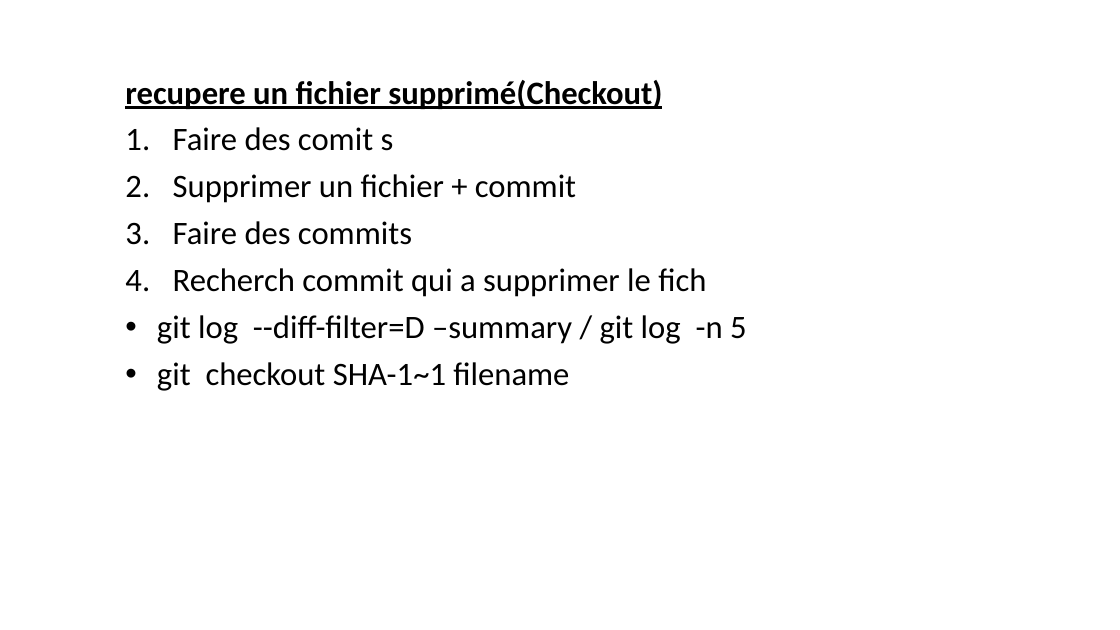
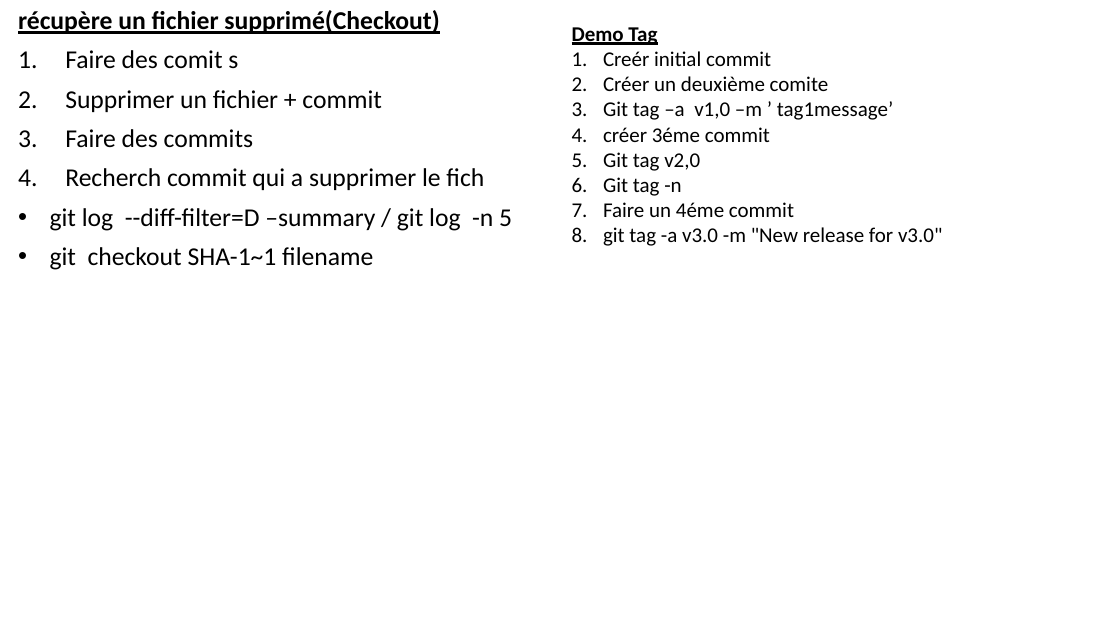
Before and after one commit to belakebiboussad/form, a slide deck: slide 36 of Formation Git.pptx (slide 35 before the commit). Drawn at 1120x630 pixels with LibreOffice and Linux fonts; fonts in the diff are those of the drawing. Boxes give left, top, right and bottom in pixels: in the first picture for what was removed or moved away, otherwise in the second. Text is boxed around its words. In the diff, an @@ line names an element or a change of style, - is before the commit and + after.

```diff
--- a/Formation Git.pptx
+++ b/Formation Git.pptx
@@ text "récupère un fichier supprimé(Checkout)": place and size @@
-text "récupère un fichier supprimé(Checkout)" at bbox=[125, 80, 747, 391]
+text "récupère un fichier supprimé(Checkout)" at bbox=[18, 10, 512, 270]
@@ text at bbox=[18, 10, 439, 34]: text changed; size 28 to 22 pt @@
-recupere un fichier supprimé(Checkout)
+récupère un fichier supprimé(Checkout)
@@ text added at bbox=[572, 27, 942, 246], 18 pt, text #000000 @@
+Demo Tag
+1. Creér initial commit
+2. Créer un deuxième comite
+3. Git tag –a v1,0 –m ’ tag1message’
+4. créer 3éme commit
+5. Git tag v2,0
+6. Git tag -n
+7. Faire un 4éme commit
+8. git tag -a v3.0 -m "New release for v3.0"
@@ text at bbox=[50, 50, 512, 270]: size 28 to 22 pt in "Faire des comit s", "Supprimer un fichier + commit", "Faire des commits", "Recherch commit qui a supprimer le fich" and 2 more places @@
```
Also in this commit, not shown: 6 other slides changed, 1 slide added, 2 slides removed, 1 other file.
